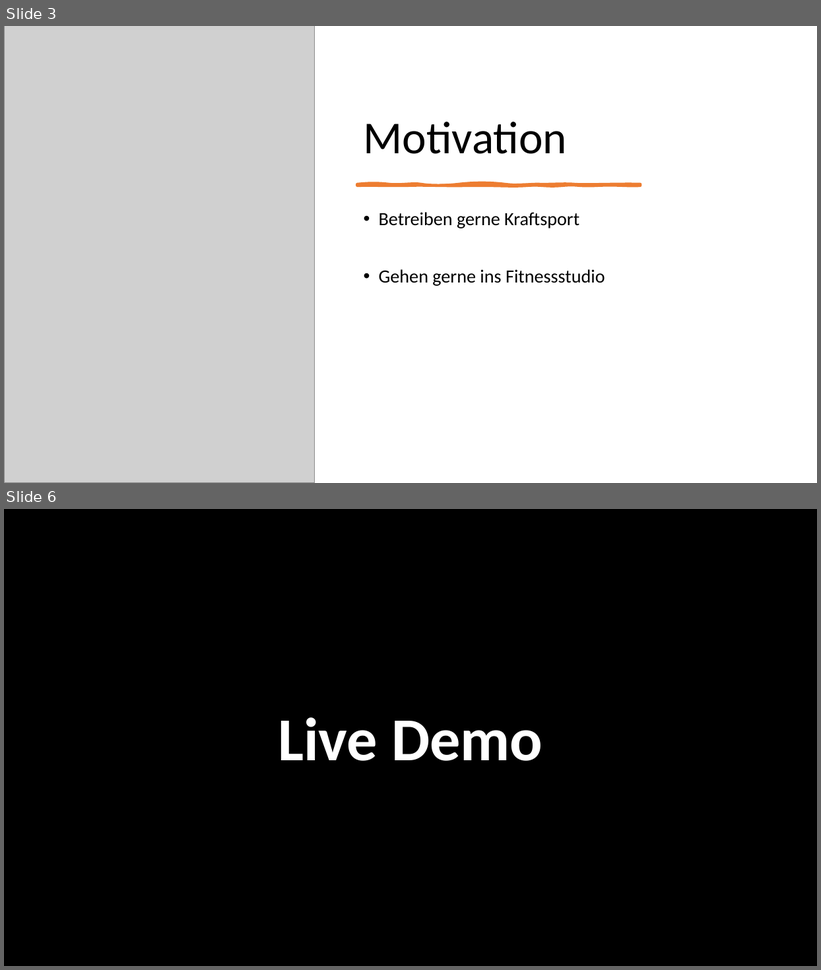
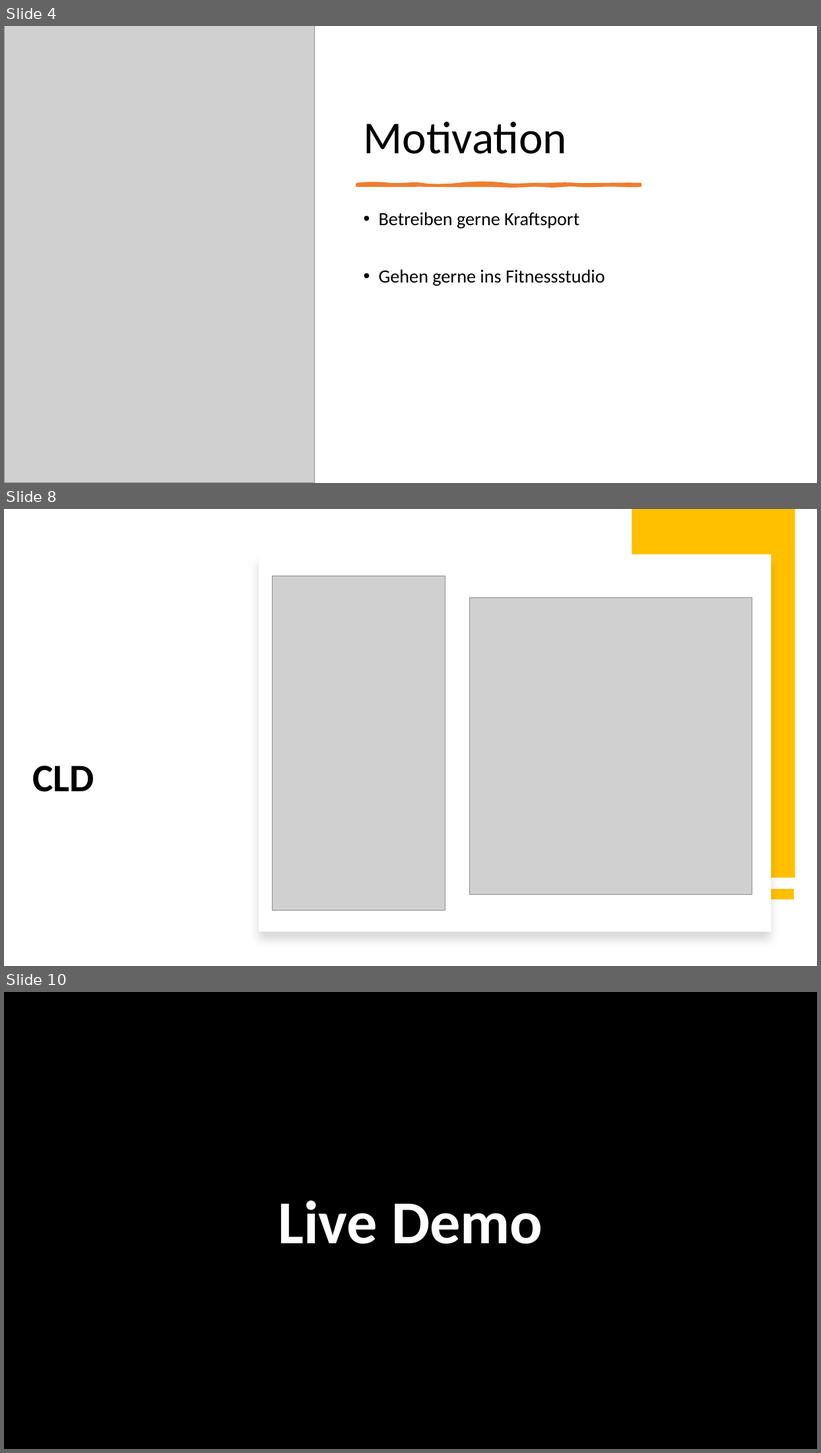
Before and after one commit to ab321/stayfit, a slide deck: powerpoint/stayfit.pptx. Shown one above the other, each under a label of ours: slides 3 and 6 before the commit, slides 4, 8 and 10 after it; the slides between them are not shown. The pictures are 821x970 and 821x1453 pixels, drawn with LibreOffice and Linux fonts; fonts in the diff are those of the drawing; grey boxes stand for pictures; background and template pictures are left out. Boxes give left, top, right and bottom in pixels: in the first picture for what was removed or moved away, otherwise in the second. Text is boxed around its words. In the diff, an @@ line names an element or a change of style, - is before the commit and + after.

```diff
--- a/powerpoint/stayfit.pptx
+++ b/powerpoint/stayfit.pptx
@@ slide 8 added at bbox=[4, 509, 817, 966], background #FFFFFF @@
@@ rectangle added at bbox=[632, 509, 796, 878], fill #FFC000 @@
@@ rectangle added at bbox=[259, 554, 772, 931], fill #FFFFFF @@
@@ picture added at bbox=[273, 576, 446, 910] @@
@@ picture added at bbox=[469, 597, 752, 895] @@
@@ title added at bbox=[32, 766, 94, 792], 46 pt, text #000000, bold @@
+CLD
@@ line added from (795, 894) to (632, 894), #FFC000 12 pt @@
@@ what was slide 3 is now slide 4 @@
@@ what was slide 6 is now slide 10 @@
```
Also in this commit, not shown: 2 slides changed, 4 other slides added, 1 slide removed, 8 other files.
